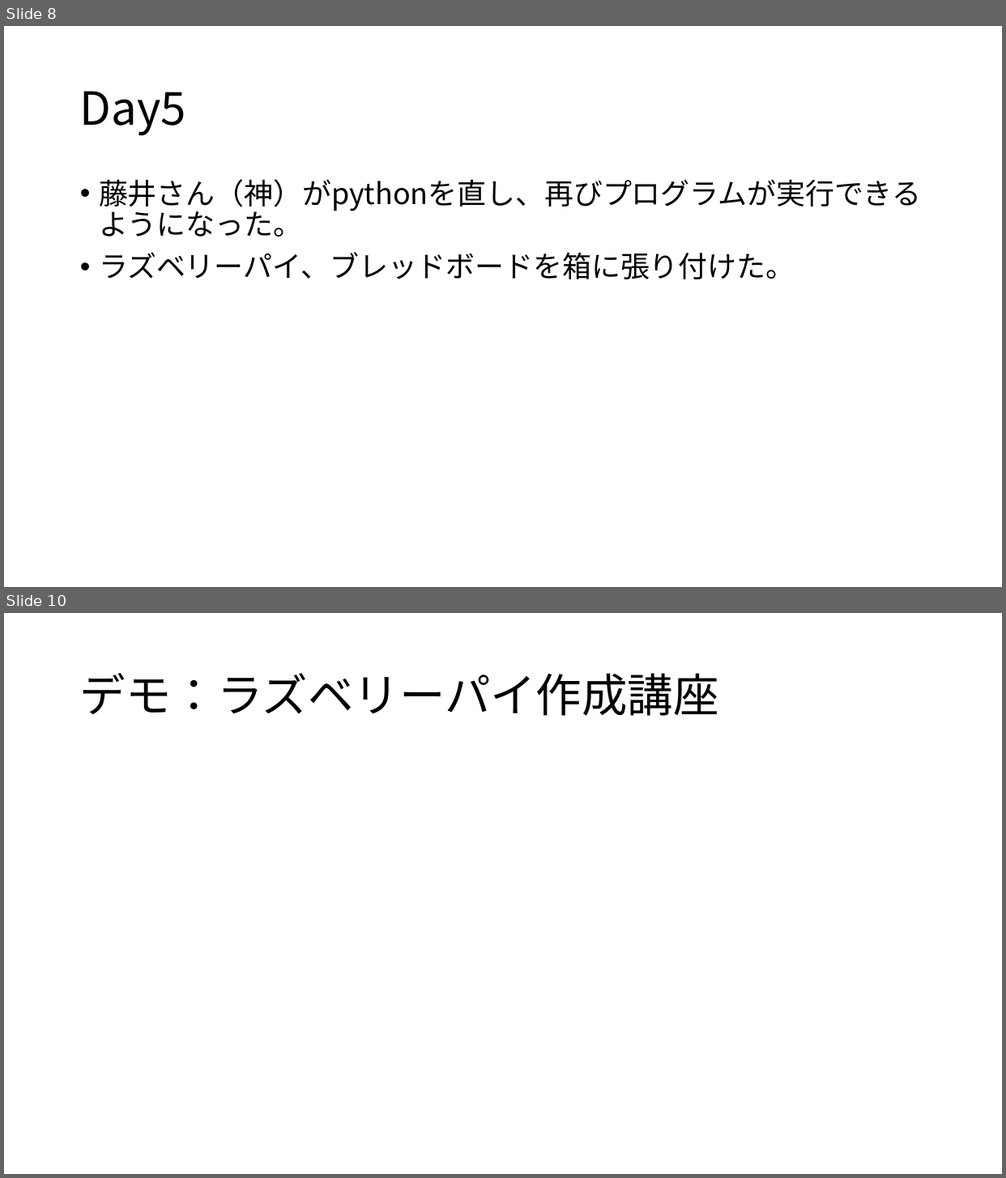
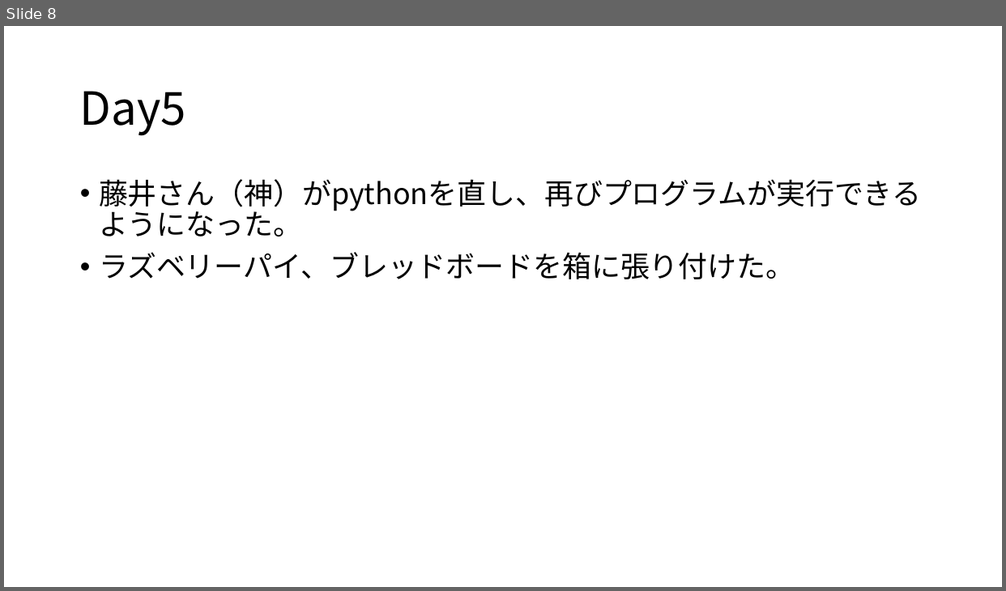
Before and after one commit to OptMist-Tokyo/experiment2018, a slide deck: Raspberry pi を焼こう.pptm. Shown one above the other, each under a label of ours: slides 8 and 10 before the commit, slide 8 after it; the slides between them are not shown. The pictures are 1006x1178 and 1006x591 pixels, drawn with LibreOffice and Linux fonts; fonts in the diff are those of the drawing. Boxes give left, top, right and bottom in pixels: in the first picture for what was removed or moved away, otherwise in the second. Text is boxed around its words. In the diff, an @@ line names an element or a change of style, - is before the commit and + after.

```diff
--- a/Raspberry pi を焼こう.pptm
+++ b/Raspberry pi を焼こう.pptm
@@ slide 10 removed at <box>4,613,1002,1174</box>, background #FFFFFF @@
@@ title removed at <box>80,673,719,716</box> @@
-デモ：ラズベリーパイ作成講座
```
Also in this commit, not shown: 4 slides changed, 1 slide added, 1 other slide removed.
